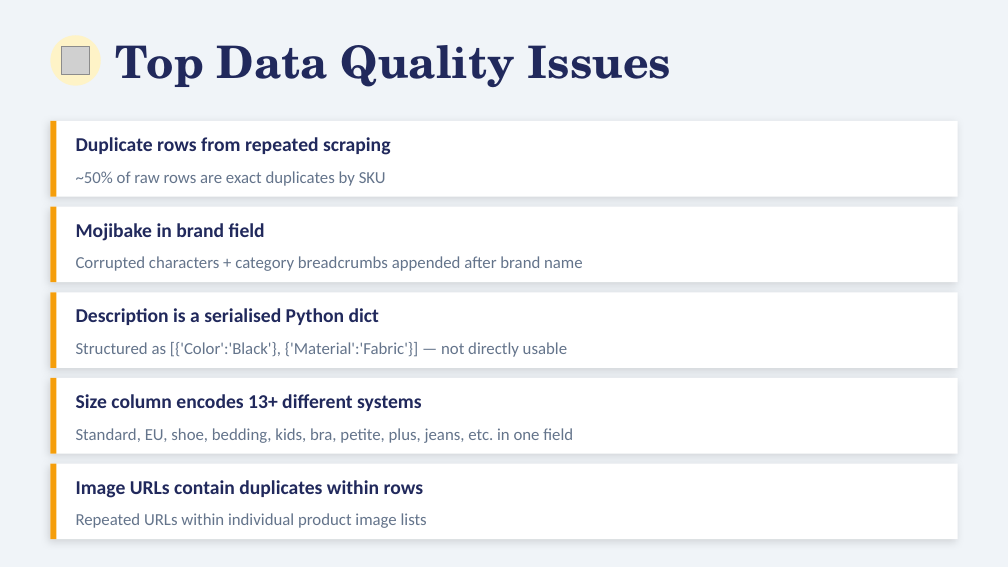
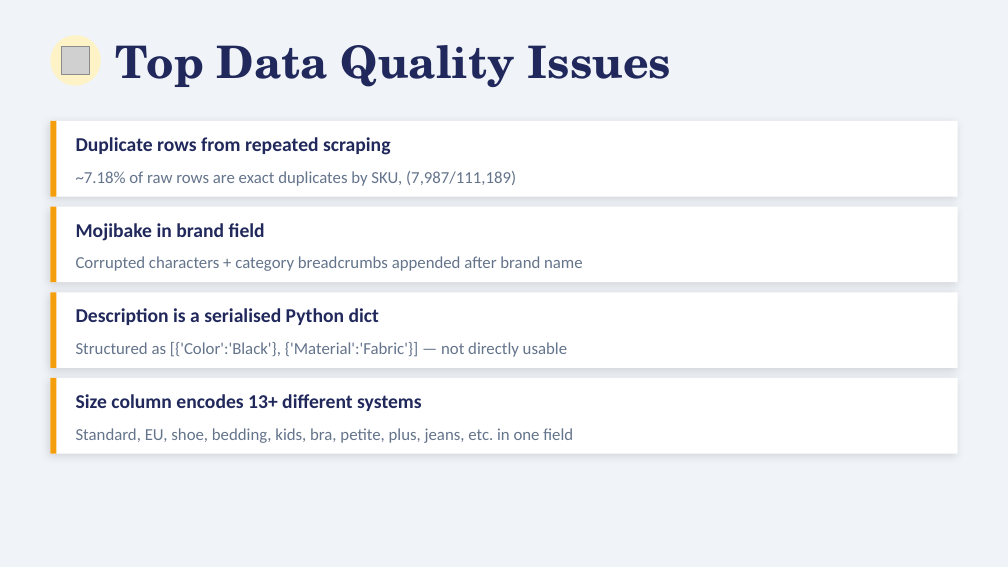
Before and after one commit to NMelville2000/Shein_Data_Cleaning_Assignment, a slide deck: slide 5 of SHEIN_Data_Cleaning_Presentation.pptx. Drawn at 1008x567 pixels with LibreOffice and Linux fonts; fonts in the diff are those of the drawing; grey boxes stand for pictures. Boxes give left, top, right and bottom in pixels: in the first picture for what was removed or moved away, otherwise in the second. Text is boxed around its words. In the diff, an @@ line names an element or a change of style, - is before the commit and + after.

```diff
--- a/SHEIN_Data_Cleaning_Presentation.pptx
+++ b/SHEIN_Data_Cleaning_Presentation.pptx
@@ text at (76,171,516,186): text changed @@
-~50% of raw rows are exact duplicates by SKU
+~7.18% of raw rows are exact duplicates by SKU, (7,987/111,189)
@@ rectangle removed at (50,464,958,539) @@
@@ rectangle removed at (50,464,56,539) @@
@@ text removed at (76,480,424,498) @@
-Image URLs contain duplicates within rows
@@ text removed at (76,513,427,528) @@
-Repeated URLs within individual product image lists
```
Also in this commit, not shown: 4 other slides changed, 1 slide added, 2 other files.
